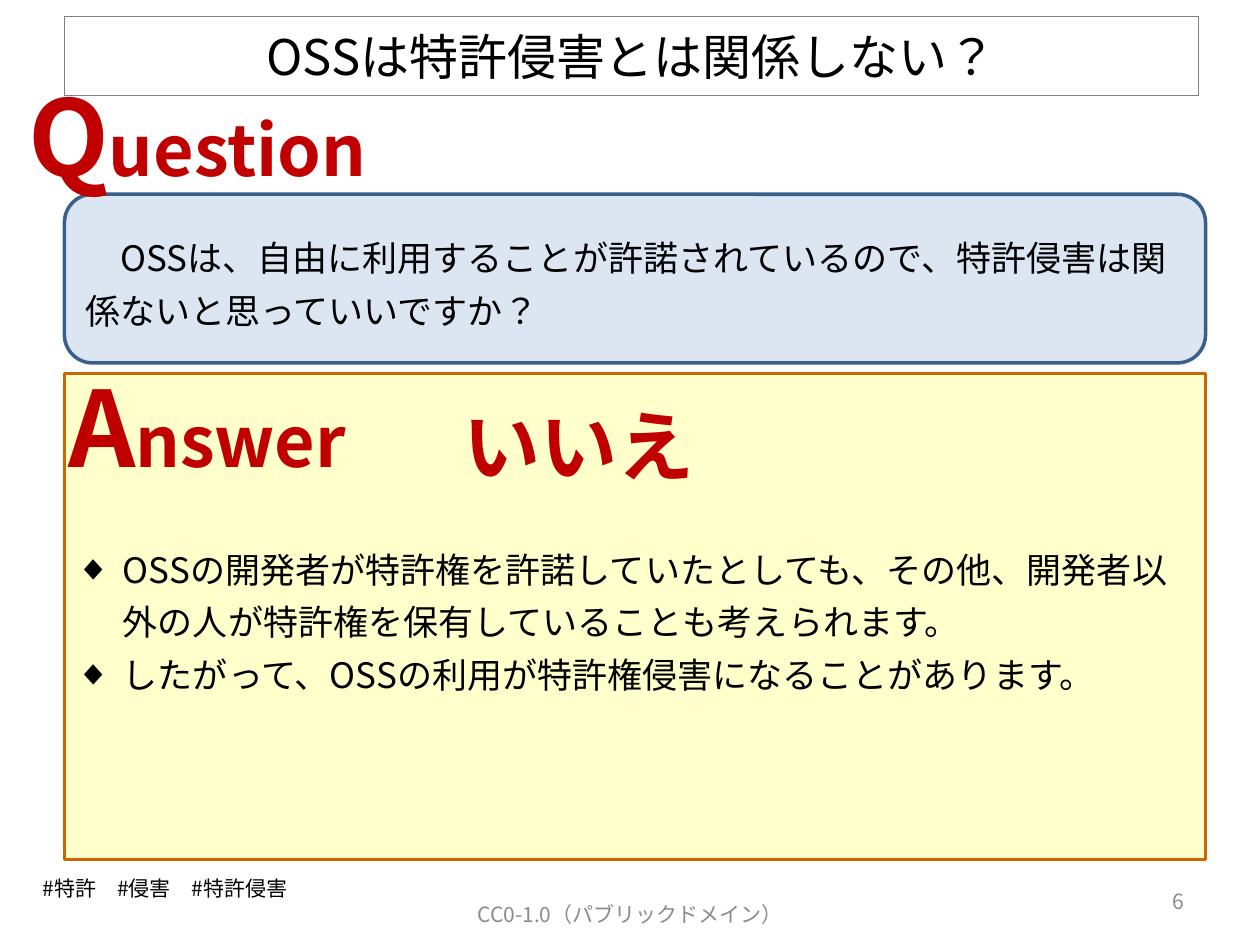
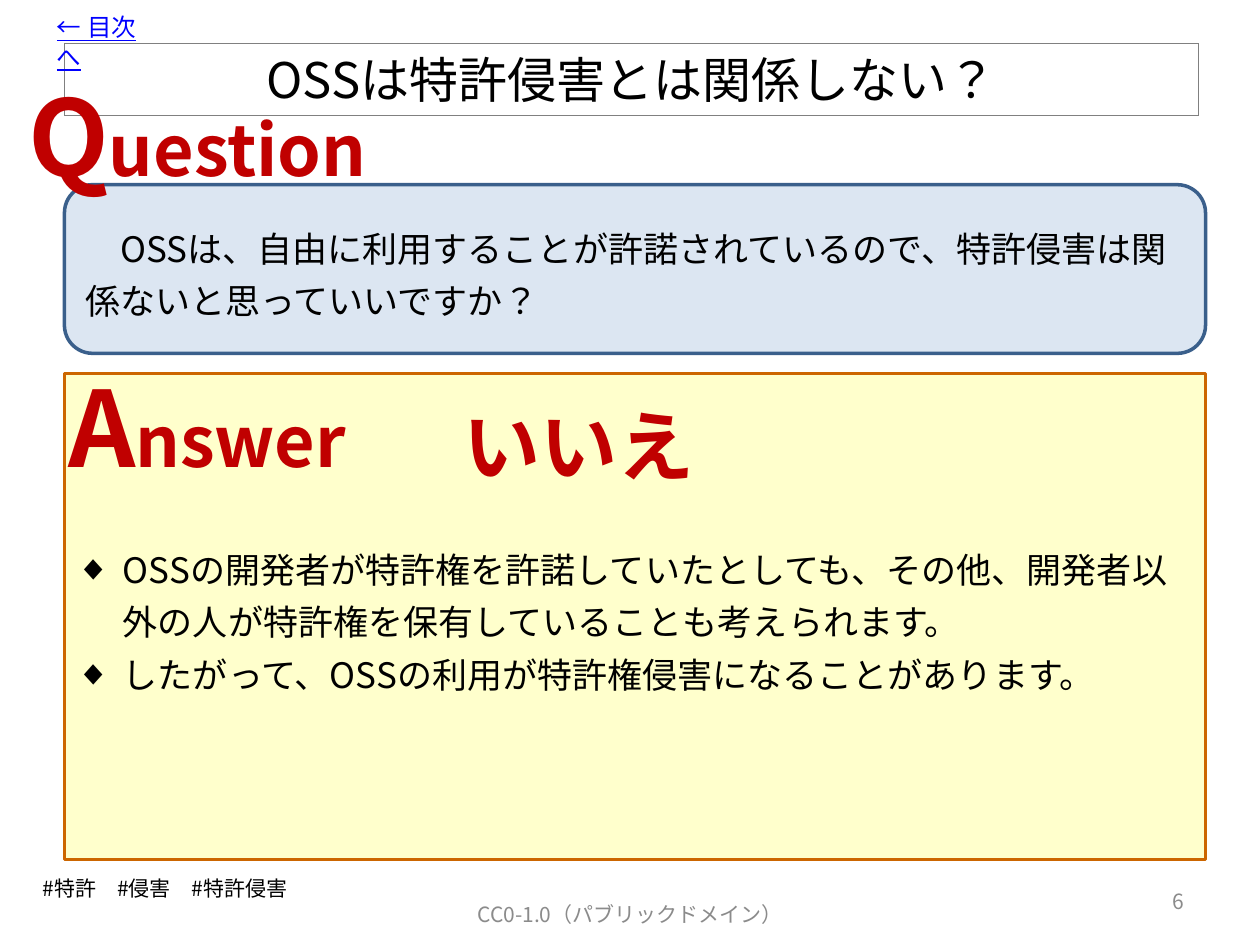
Before and after one commit to OpenChain-Project/OpenChain-JWG, a slide deck: slide 7 of Education_Material/FAQ/OSSライセンス関連でよくある誤解_CC0.pptx. Drawn at 1260x945 pixels with LibreOffice and Linux fonts; fonts in the diff are those of the drawing. Boxes give left, top, right and bottom in pixels: in the first picture for what was removed or moved away, otherwise in the second. Text is boxed around its words. In the diff, an @@ line names an element or a change of style, - is before the commit and + after.

Commit message:
V7.1に更新します。
目次から各スライドへリンクを付けました。

```diff
--- a/Education_Material/FAQ/OSSライセンス関連でよくある誤解_CC0.pptx
+++ b/Education_Material/FAQ/OSSライセンス関連でよくある誤解_CC0.pptx
@@ text added at box(57, 15, 136, 72), 14 pt, text #0000FF, underline @@
+← 目次へ
@@ title "OSSは特許侵害とは関係しない？": place and size @@
-title "OSSは特許侵害とは関係しない？" at box(64, 16, 1198, 96)
+title "OSSは特許侵害とは関係しない？" at box(64, 43, 1198, 115)
@@ rounded rectangle "OSSは、自由に利用することが許諾されているので、特許侵害は関係ないと思っていいですか？": place and size @@
-rounded rectangle "OSSは、自由に利用することが許諾されているので、特許侵害は関係ないと思っていいですか？" at box(64, 194, 1206, 363)
+rounded rectangle "OSSは、自由に利用することが許諾されているので、特許侵害は関係ないと思っていいですか？" at box(64, 185, 1206, 354)
```
Also in this commit, not shown: 57 other slides changed.
